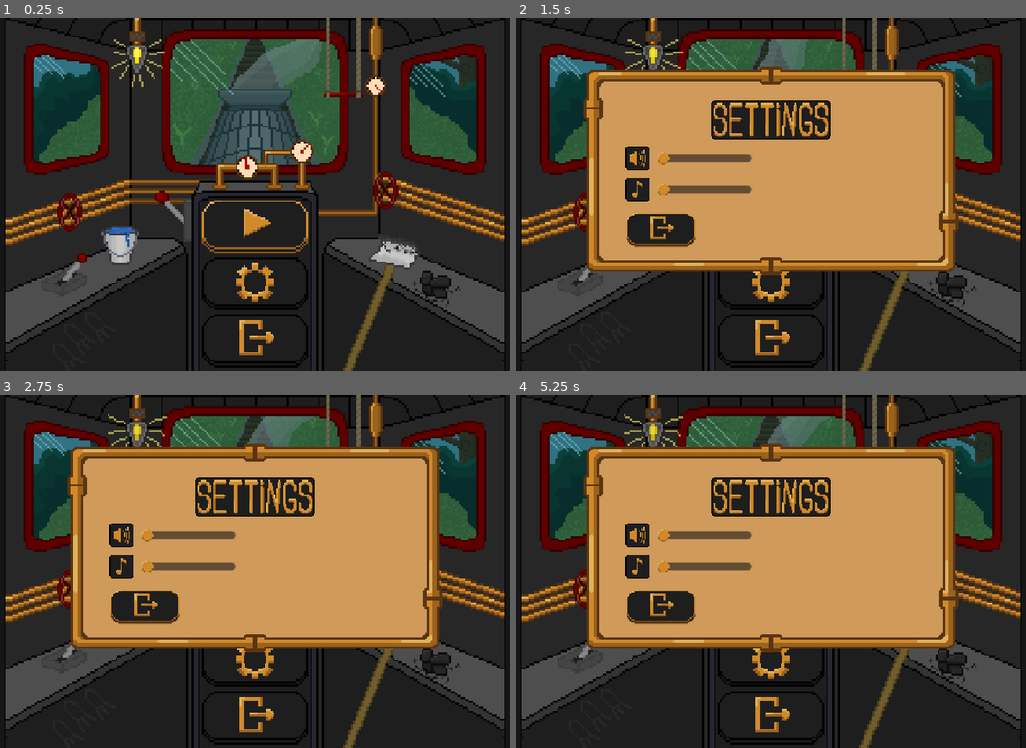
Above: before the commit, frames 1-4 (two rows, left to right).
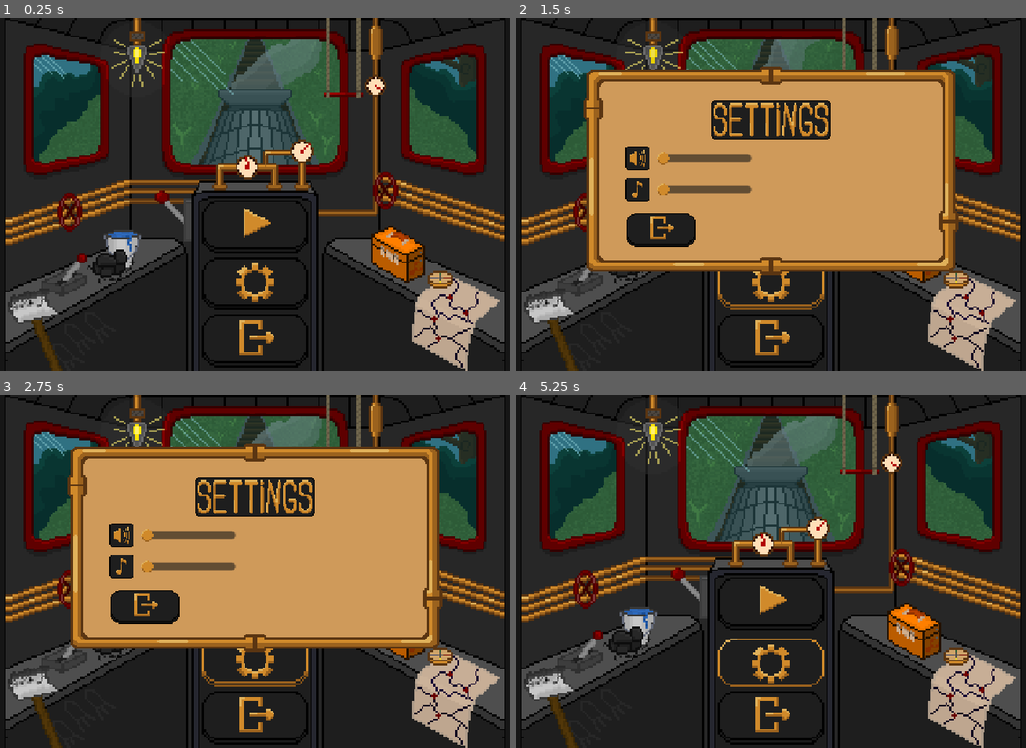
Above: after the commit, the same moments.

Repository: LeonardoSeijiNakayama/DACC_Station2-G1
Game: Godot game, scene res://UI/menu/main/menu.tscn
The game is run twice, just before and just after one commit, with the same random seed, the same clock (stepped at 60 frames per second) and the same inputs.
Inputs (mouse positions are in pixels of both pictures, inside the frame that each line leads up to):
- Up to frame 1 (0.25 s): no input
- Up to frame 2 (1.5 s): click (771, 286) at 0.5 s; click (771, 229) at 1.25 s
- Up to frame 3 (2.75 s): click (255, 606) at 2 s
- Up to frame 4 (5.25 s): tap Enter (ui_accept) at 2.75, 2.85, 3.02, 3.32, 3.77, 3.8, 4.07, 4.55, 5.1 s; move the mouse to (908, 553) at 2.77 s; hold Right (ui_right) 2.78-4.28 s; click (908, 553) at 2.92 s; move the mouse to (643, 589) at 3.52 s; tap Shift (Dash) at 3.6 s; click (643, 589) at 3.67 s; move the mouse to (832, 493) at 4.27 s; hold Left (ui_left) 4.28-5.03 s; tap Space (Interagir) at 4.35 s; click (832, 493) at 4.42 s; move the mouse to (740, 642) at 5.02 s; hold Right (ui_right) from 5.03 s (still down); click (740, 642) at 5.17 s

The runs differ from the first frame. In frame 1, 7.2% of the frame differs, in the area x 1-98%, y 0-100%; in frame 2, 5.3%; in frame 3, 5.9%; in frame 4, 46%.

Commit message:
feat: adicionei checagem de joystick e teclado para controle da interface UI

Diff:
--- a/GameSession/GameSession.gd
+++ b/GameSession/GameSession.gd
@@ -1,6 +1,8 @@
 extends Node
 
 var players: Array[Dictionary] = []
+
+var using_controller = false
 
 func reset_players() -> void:
 	players.clear()
--- a/UI/menu/main/menu.gd
+++ b/UI/menu/main/menu.gd
@@ -17,6 +17,11 @@
 
 func _ready() -> void:
 	animation.play("default")
+
+	Input.joy_connection_changed.connect(_on_joy_connection_changed)
+
+	update_mouse_visibility()
+
 	setup_buttons_visual()
 	setup_buttons_focus()
 	setup_main_menu_navigation()
@@ -24,7 +29,31 @@
 
 	show_main_menu()
 
-	play_btn.grab_focus()
+	if GameSession.using_controller:
+		play_btn.grab_focus()
+
+
+func _input(event: InputEvent) -> void:
+	if event is InputEventJoypadButton or event is InputEventJoypadMotion:
+		GameSession.using_controller = true
+		Input.mouse_mode = Input.MOUSE_MODE_HIDDEN
+
+	elif event is InputEventMouseMotion or event is InputEventMouseButton:
+		GameSession.using_controller = false
+		Input.mouse_mode = Input.MOUSE_MODE_VISIBLE
+
+
+func update_mouse_visibility() -> void:
+	if Input.get_connected_joypads().size() > 0:
+		GameSession.using_controller = true
+		Input.mouse_mode = Input.MOUSE_MODE_HIDDEN
+	else:
+		GameSession.using_controller = false
+		Input.mouse_mode = Input.MOUSE_MODE_VISIBLE
+
+
+func _on_joy_connection_changed(_device: int, _connected: bool) -> void:
+	update_mouse_visibility()
 
 
 func setup_buttons_visual() -> void:
@@ -146,12 +175,14 @@
 
 func _on_play_btn_pressed() -> void:
 	show_player_menu()
-	one_player_btn.grab_focus()
+	if GameSession.using_controller:
+		one_player_btn.grab_focus()
 
 
 func _on_settings_btn_pressed() -> void:
 	settings_menu.visible = true
-	settings_exit_btn.grab_focus()
+	if GameSession.using_controller:
+		settings_exit_btn.grab_focus()
 
 
 func _on_one_player_btn_pressed() -> void:
@@ -166,4 +197,5 @@
 
 func _on_back_btn_pressed() -> void:
 	show_main_menu()
-	play_btn.grab_focus()
+	if GameSession.using_controller:
+		play_btn.grab_focus()
--- a/UI/menu/main/menu.tscn
+++ b/UI/menu/main/menu.tscn
@@ -129,7 +129,7 @@
 }],
 "loop": true,
 "name": &"default",
-"speed": 5.0
+"speed": 6.0
 }]
 
 [node name="Menu" type="Control" unique_id=177543608]
@@ -144,6 +144,7 @@
 [node name="AnimatedSprite2D" type="AnimatedSprite2D" parent="." unique_id=1358706416]
 position = Vector2(160, 90)
 sprite_frames = SubResource("SpriteFrames_4nkgx")
+frame_progress = 0.6646769
 
 [node name="Camera2D" type="Camera2D" parent="." unique_id=1645036909]
 position = Vector2(160, 90)
--- a/UI/menu/pause/pause_menu.gd
+++ b/UI/menu/pause/pause_menu.gd
@@ -95,12 +95,14 @@
 func open_pause_menu() -> void:
 	get_tree().paused = true
 	visible = true
-	resume_btn.grab_focus()
+	if GameSession.using_controller:
+		resume_btn.grab_focus()
 
 
 func close_pause_menu() -> void:
 	get_tree().paused = false
 	visible = false
+	Input.mouse_mode = Input.MOUSE_MODE_HIDDEN
 
 
 func _on_exit_btn_pressed() -> void:
@@ -110,7 +112,8 @@
 
 func _on_settings_btn_pressed() -> void:
 	settings_menu.visible = true
-	settings_exit_btn.grab_focus()
+	if GameSession.using_controller:
+		settings_exit_btn.grab_focus()
 
 
 func _on_restart_btn_pressed() -> void:
--- a/UI/menu/player_input/PlayerInput.tscn
+++ b/UI/menu/player_input/PlayerInput.tscn
@@ -71,10 +71,10 @@
 
 [node name="PInputExitKeys" type="TextureRect" parent="." unique_id=390214235]
 layout_mode = 0
-offset_left = 16.0
-offset_top = 151.0
-offset_right = 112.0
-offset_bottom = 164.0
+offset_left = 113.0
+offset_top = 143.0
+offset_right = 209.0
+offset_bottom = 156.0
 texture = ExtResource("5_c0nd3")
 stretch_mode = 2
 
--- a/UI/menu/select_phase/select_phase.gd
+++ b/UI/menu/select_phase/select_phase.gd
@@ -6,6 +6,7 @@
 
 func _ready() -> void:
 	train.play("Working")
+	Input.mouse_mode = Input.MOUSE_MODE_HIDDEN
 
 
 func _process(_delta: float) -> void:
@@ -17,7 +18,7 @@
 	if Input.is_action_just_pressed("ui_right") and train.position.x<258.0:
 		train.position.x += 64.0
 		current_phase+=1
-	if Input.is_action_just_pressed("ui_down"):
+	if Input.is_action_just_pressed("ui_accept"):
 		match current_phase:
 			0:
 				get_tree().change_scene_to_file("res://phases/Phase1.tscn")
--- a/UI/menu/settings/settings_menu.gd
+++ b/UI/menu/settings/settings_menu.gd
@@ -68,4 +68,5 @@
 
 func _on_exit_btn_pressed() -> void:
 	visible = false
-	get_parent().get_node("SettingsBtn").grab_focus()
+	if GameSession.using_controller:
+		get_parent().get_node("SettingsBtn").grab_focus()
--- a/phases/default_phase/main.gd
+++ b/phases/default_phase/main.gd
@@ -13,6 +13,7 @@
 	world.process_mode = Node.PROCESS_MODE_PAUSABLE
 	pause_menu.process_mode = Node.PROCESS_MODE_ALWAYS
 	train_timer.process_mode = Node.PROCESS_MODE_PAUSABLE
+	Input.mouse_mode = Input.MOUSE_MODE_HIDDEN
 
 	pause_menu.visible = false
 
@@ -26,5 +27,10 @@
 
 func toggle_pause() -> void:
 	get_tree().paused = !get_tree().paused
+	if get_tree().paused:
+		Input.mouse_mode = Input.MOUSE_MODE_VISIBLE
+	else:
+		Input.mouse_mode = Input.MOUSE_MODE_HIDDEN
 	pause_menu.visible = get_tree().paused
-	resume_btn.grab_focus()
+	if GameSession.using_controller:
+		resume_btn.grab_focus()
--- a/project.godot
+++ b/project.godot
@@ -38,6 +38,38 @@
 ui_select={
 "deadzone": 0.5,
 "events": [Object(InputEventKey,"resource_local_to_scene":false,"resource_name":"","device":0,"window_id":0,"alt_presse …(190 unchanged characters)…
+]
+}
+ui_left={
+"deadzone": 0.5,
+"events": [Object(InputEventKey,"resource_local_to_scene":false,"resource_name":"","device":0,"window_id":0,"alt_pressed":false,"shift_pressed":false,"ctrl_pressed":false,"meta_pressed":false,"pressed":false,"keycode":4194319,"physical_keycode":0,"key_label":0,"unicode":0,"location":0,"echo":false,"script":null)
+, Object(InputEventJoypadButton,"resource_local_to_scene":false,"resource_name":"","device":-1,"button_index":13,"pressure":0.0,"pressed":false,"script":null)
+, Object(InputEventJoypadMotion,"resource_local_to_scene":false,"resource_name":"","device":-1,"axis":0,"axis_value":-1.0,"script":null)
+, Object(InputEventKey,"resource_local_to_scene":false,"resource_name":"","device":-1,"window_id":0,"alt_pressed":false,"shift_pressed":false,"ctrl_pressed":false,"meta_pressed":false,"pressed":false,"keycode":0,"physical_keycode":65,"key_label":0,"unicode":97,"location":0,"echo":false,"script":null)
+]
+}
+ui_right={
+"deadzone": 0.5,
+"events": [Object(InputEventKey,"resource_local_to_scene":false,"resource_name":"","device":0,"window_id":0,"alt_pressed":false,"shift_pressed":false,"ctrl_pressed":false,"meta_pressed":false,"pressed":false,"keycode":4194321,"physical_keycode":0,"key_label":0,"unicode":0,"location":0,"echo":false,"script":null)
+, Object(InputEventJoypadButton,"resource_local_to_scene":false,"resource_name":"","device":-1,"button_index":14,"pressure":0.0,"pressed":false,"script":null)
+, Object(InputEventJoypadMotion,"resource_local_to_scene":false,"resource_name":"","device":-1,"axis":0,"axis_value":1.0,"script":null)
+, Object(InputEventKey,"resource_local_to_scene":false,"resource_name":"","device":-1,"window_id":0,"alt_pressed":false,"shift_pressed":false,"ctrl_pressed":false,"meta_pressed":false,"pressed":false,"keycode":0,"physical_keycode":68,"key_label":0,"unicode":100,"location":0,"echo":false,"script":null)
+]
+}
+ui_up={
+"deadzone": 0.5,
+"events": [Object(InputEventKey,"resource_local_to_scene":false,"resource_name":"","device":0,"window_id":0,"alt_pressed":false,"shift_pressed":false,"ctrl_pressed":false,"meta_pressed":false,"pressed":false,"keycode":4194320,"physical_keycode":0,"key_label":0,"unicode":0,"location":0,"echo":false,"script":null)
+, Object(InputEventJoypadButton,"resource_local_to_scene":false,"resource_name":"","device":-1,"button_index":11,"pressure":0.0,"pressed":false,"script":null)
+, Object(InputEventJoypadMotion,"resource_local_to_scene":false,"resource_name":"","device":-1,"axis":1,"axis_value":-1.0,"script":null)
+, Object(InputEventKey,"resource_local_to_scene":false,"resource_name":"","device":-1,"window_id":0,"alt_pressed":false,"shift_pressed":false,"ctrl_pressed":false,"meta_pressed":false,"pressed":false,"keycode":0,"physical_keycode":87,"key_label":0,"unicode":119,"location":0,"echo":false,"script":null)
+]
+}
+ui_down={
+"deadzone": 0.5,
+"events": [Object(InputEventKey,"resource_local_to_scene":false,"resource_name":"","device":0,"window_id":0,"alt_pressed":false,"shift_pressed":false,"ctrl_pressed":false,"meta_pressed":false,"pressed":false,"keycode":4194322,"physical_keycode":0,"key_label":0,"unicode":0,"location":0,"echo":false,"script":null)
+, Object(InputEventJoypadButton,"resource_local_to_scene":false,"resource_name":"","device":-1,"button_index":12,"pressure":0.0,"pressed":false,"script":null)
+, Object(InputEventJoypadMotion,"resource_local_to_scene":false,"resource_name":"","device":-1,"axis":1,"axis_value":1.0,"script":null)
+, Object(InputEventKey,"resource_local_to_scene":false,"resource_name":"","device":-1,"window_id":0,"alt_pressed":false,"shift_pressed":false,"ctrl_pressed":false,"meta_pressed":false,"pressed":false,"keycode":0,"physical_keycode":83,"key_label":0,"unicode":115,"location":0,"echo":false,"script":null)
 ]
 }
 Esquerda={
Binary file changed: UI/menu/main/Background-Sheet.png
Not shown, added: phases/Phase1.tscn1201715896.tmp
